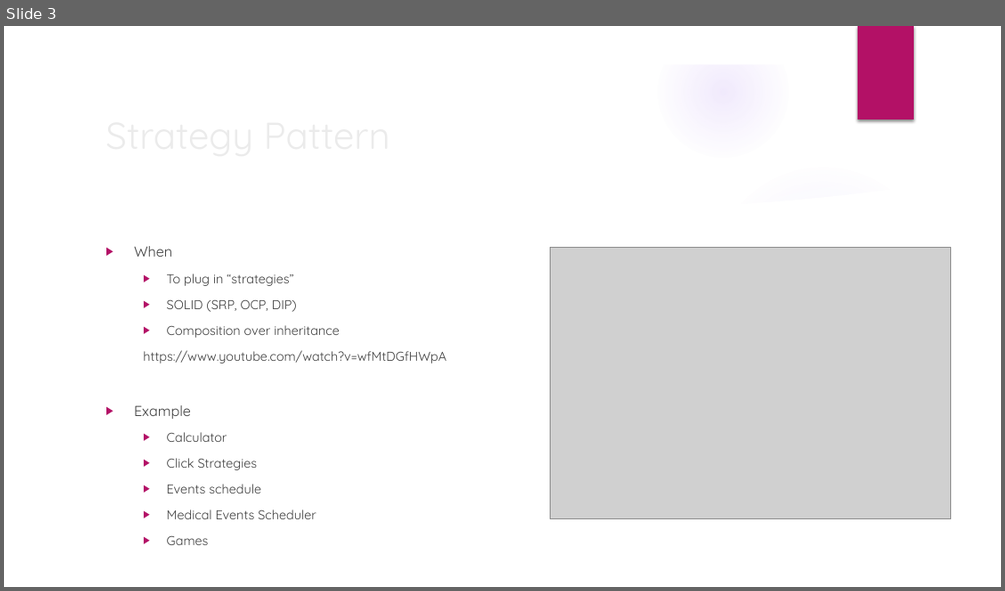
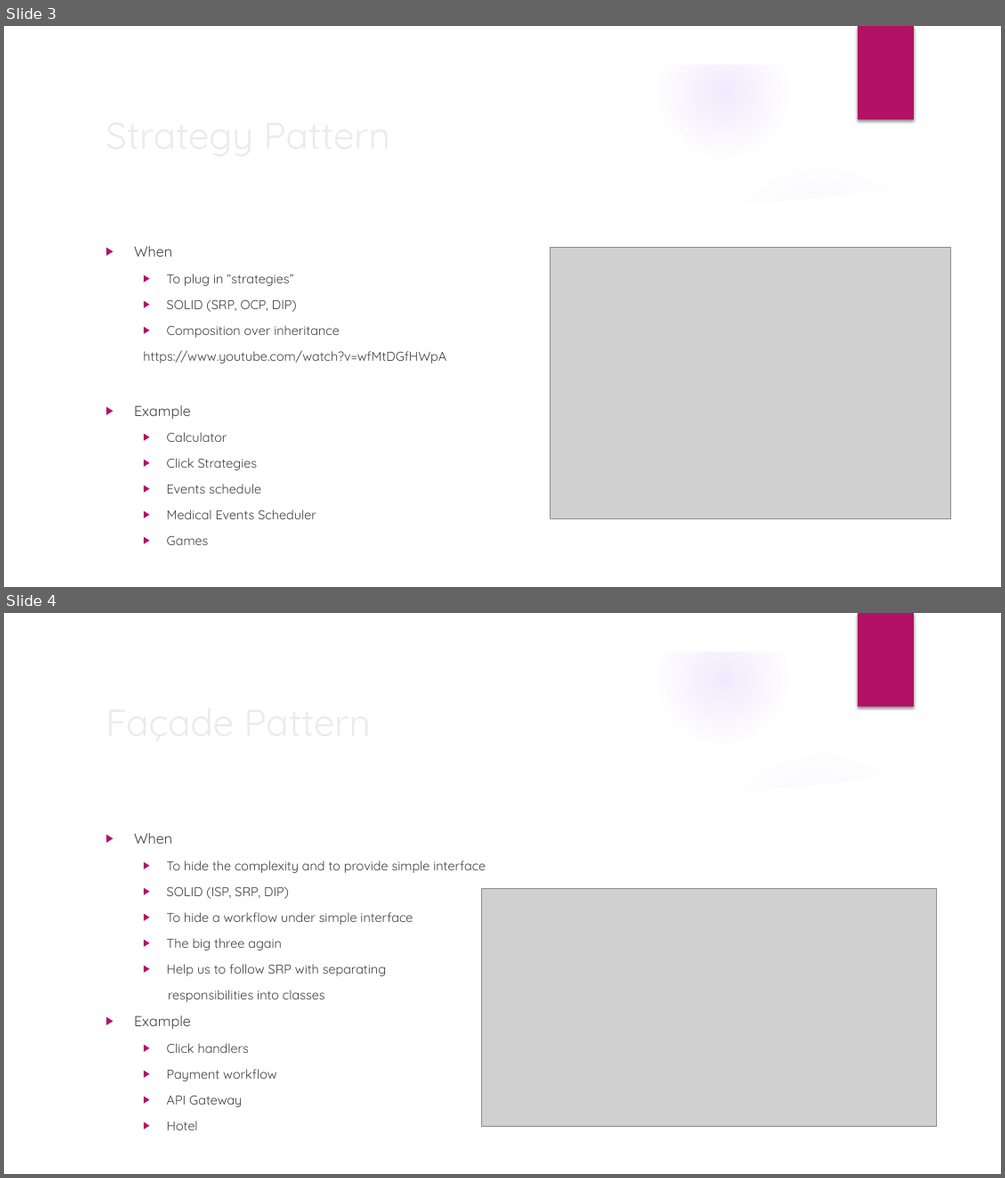
Before and after one commit to TrifonDardzhonov/TrainingMaterials, a slide deck: design-patterns/Design patterns.pptx. Shown one above the other, each under a label of ours: slide 3 before the commit, slides 3 and 4 after it. The pictures are 1005x591 and 1005x1178 pixels, drawn with LibreOffice and Linux fonts; fonts in the diff are those of the drawing; grey boxes stand for pictures; background and template pictures are left out. Boxes give left, top, right and bottom in pixels: in the first picture for what was removed or moved away, otherwise in the second. Text is boxed around its words. In the diff, an @@ line names an element or a change of style, - is before the commit and + after.

```diff
--- a/design-patterns/Design patterns.pptx
+++ b/design-patterns/Design patterns.pptx
@@ slide 4 added at (4,613,1001,1174), background picture (left out); not listed: 9 template elements that a slide beside it also shows @@
@@ title added at (98,692,815,750), 36 pt, text #EBEBEB @@
+Façade Pattern
@@ text added at (134,833,485,1107), 12.4 pt, text #404040 @@
+▶ When
+  ▶ To hide the complexity and to provide simple interface
+  ▶ SOLID (ISP, SRP, DIP)
+  ▶ To hide a workflow under simple interface
+  ▶ The big three again
+  ▶ Help us to follow SRP with separating
+  responsibilities into classes
+▶ Example
+  ▶ Click handlers
+  ▶ Payment workflow
+  ▶ API Gateway
+  ▶ Hotel
@@ picture added at (482,888,937,1127) @@
```
Also in this commit, not shown: 1 other slide added, 3 other files.
